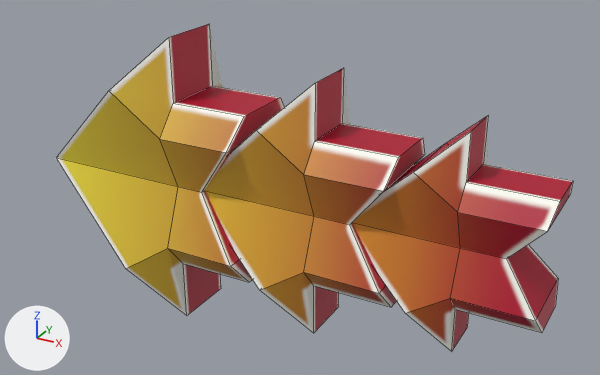
Renders of the FBX model Assets/Models/Unlimited Charge.fbx from each side of a commit.
One viewpoint serves both versions: a camera (50 mm lens) standing at (2.16, -3.73, 1.94) and looking at (0.05, 0.11, 0.02). The axes (+X, +Y, +Z) are drawn at lower left. The lights are the same throughout. Mesh edges are drawn as thin lines.

Objects in the first picture: 'Unlimited_Charge'.
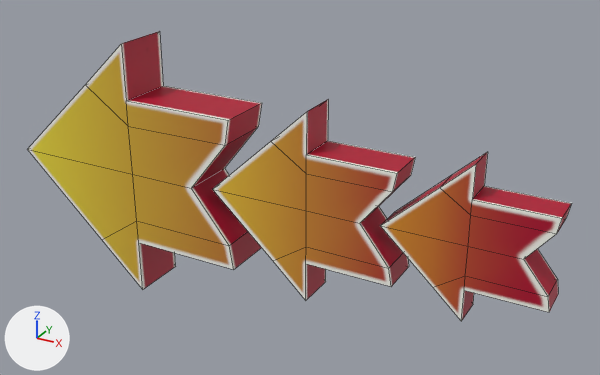
Where the change shows, as pixel boxes [x1, y1, x2, y2] in the pictures (600 x 375 px):
'Unlimited_Charge', reshaped, rescaled (11% shorter)
    before: [56, 24, 573, 351]
    after: [27, 31, 571, 321]

Patch to the scene script:
```diff
--- a/Assets/Models/Unlimited Charge.fbx.py
+++ b/Assets/Models/Unlimited Charge.fbx.py
@@ me_mesh @@
 # used by ob_unlimited_charge; location = (0.0, 0.0, 0.0); rotation_euler = (1.571, 0.0, 0.0), in degrees (90, 0, 0); scale = (0.01, 0.01, 0.01)
-me_mesh.from_pydata(...)  # 90 vertices, 84 faces; spans x -154.0..154.0, y -88.0..88.0, z -33.0..33.0
+me_mesh.from_pydata(...)  # 90 vertices, 84 faces; spans x -198.0..171.0, y -88.0..88.0, z -19.0..19.0
+# me_mesh part 1: 90 of 90 vertices moved; they spanned x -154.0..154.0, y -88.0..88.0, z -33.0..33.0 and now span x -198.0..171.0, y -88.0..88.0, z -19.0..19.0; mean shift (-6.0, 0.0, 0.0); largest move (-92.0, -57.0, 33.0) -> (-137.0, -57.0, 19.0)
 me_mesh.materials.append(mat_unlimitedboost_material)
@@ ob_unlimited_charge @@
 ob_unlimited_charge.rotation_euler = (1.571, 0.0, 0.0)  # degrees (90, 0, 0)
-ob_unlimited_charge.scale = (0.01, 0.01, 0.01)
+ob_unlimited_charge.scale = (0.0091, 0.0091, 0.0091)
```
